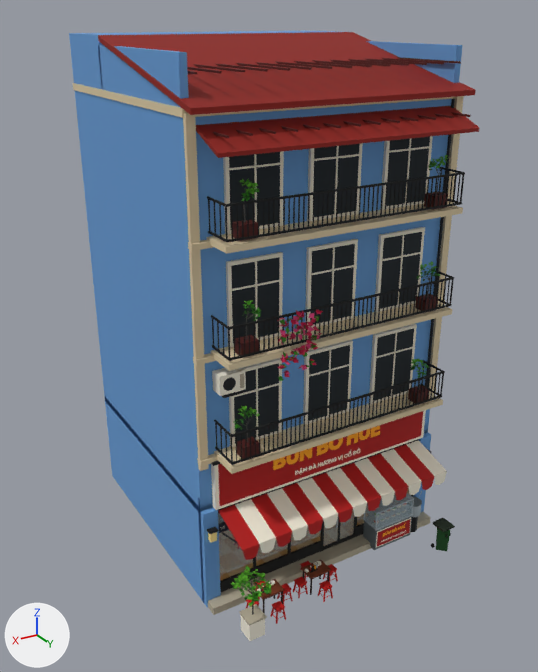
An edit to the FBX model Assets/PhoViet/Art/Streets/PV_StreetShop08.fbx, drawn before and after from the same camera.
One viewpoint serves both versions: a 50 mm lens placed at (11.38, 19.62, 15.98), pointed at (0.41, 1.33, 6.84). The axes (+X, +Y, +Z) are drawn at lower left. The lights are the same throughout. The picture after the commit comes second. Objects named as collision shapes, trigger or cutter boxes, shadow casters or lower levels of detail are left out. Where no turn or scale is listed for an object, it has been applied to the vertices. Vertices at exactly the same position are counted once.

Before the edit, the objects in view are built like this:
```python
mat_pv_streetglass = principled_material('PV_StreetGlass')
mat_pv_streetglass.base_color = (0.53, 0.73, 0.828)  # blue #c0deeb
mat_pv_streetglass.alpha = 0.25
me_pv_streetshop08_lod0 = bpy.data.meshes.new('PV_StreetShop08_LOD0')
me_pv_streetshop08_lod0.from_pydata(...)  # 16038 vertices, 12538 faces; spans x -4.2..4.2, y -3.9..6.2, z 0.0..15.5
# faces by material slot: [12531, 7]
me_pv_streetshop08_lod0.materials.append(mat_pv_streetatlas)  # picture img_pv_streetpalette_png
me_pv_streetshop08_lod0.materials.append(mat_pv_streetglass)  # blue #c0deeb
ob_pv_streetshop08_lod0 = bpy.data.objects.new('PV_StreetShop08_LOD0', me_pv_streetshop08_lod0)
ob_pv_streetshop08_lod0.location = (0.0, 0.0, 0.0)
```
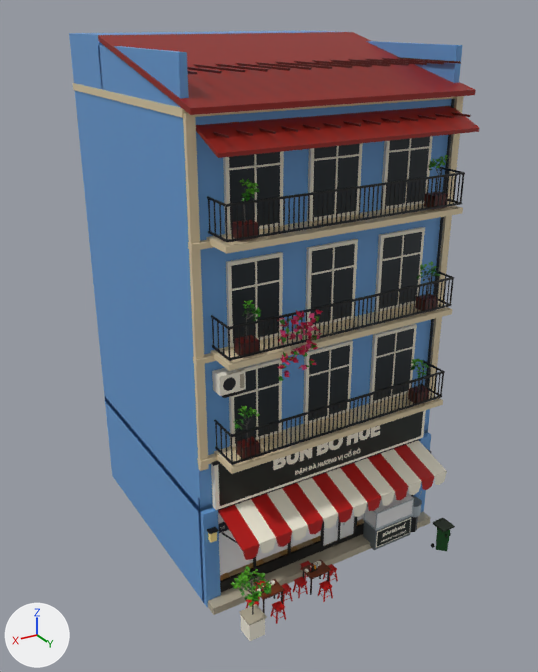
The change, as JSON lines over the scene's bpy script:
```json
{"op": "set", "path": "mat_pv_streetglass.alpha", "old": "0.25", "new": "1.0"}
{"block": "me_pv_streetshop08_lod0", "where": "me_pv_streetshop08_lod0.from_pydata(...)  # 16038 vertices, 12538 faces; spans x -4.2..4.2, y -3.9..6.2, z 0.0..15.5"}
{"block": "me_pv_streetshop08_lod0", "where": "# used by ob_pv_streetshop08_lod0; location = (0.0, 0.0, 0.0)"}
{"block": "me_pv_streetshop08_lod0", "change": "me_pv_streetshop08_lod0 part 1: texture (UV) coordinates of 406 of 12538 faces, centred in x -3.7..3.7, y 4.1..4.7, z 0.2..4.8, changed; they spanned u 0.06..0.56, v 0.44..0.44 and now span u 0.06..0.44, v 0.19..0.44"}
```

Boxes (x1, y1, x2, y2) around the edits, measured in the pictures (538 x 672 px):
```json
{"object": "PV_StreetShop08_LOD0", "change": "surface changed", "before": [99, 31, 476, 597], "after": [99, 31, 476, 597]}
{"part": 1, "of": "me_pv_streetshop08_lod0", "change": "surface changed", "before": [218, 411, 423, 546], "after": [218, 411, 423, 546]}
```
